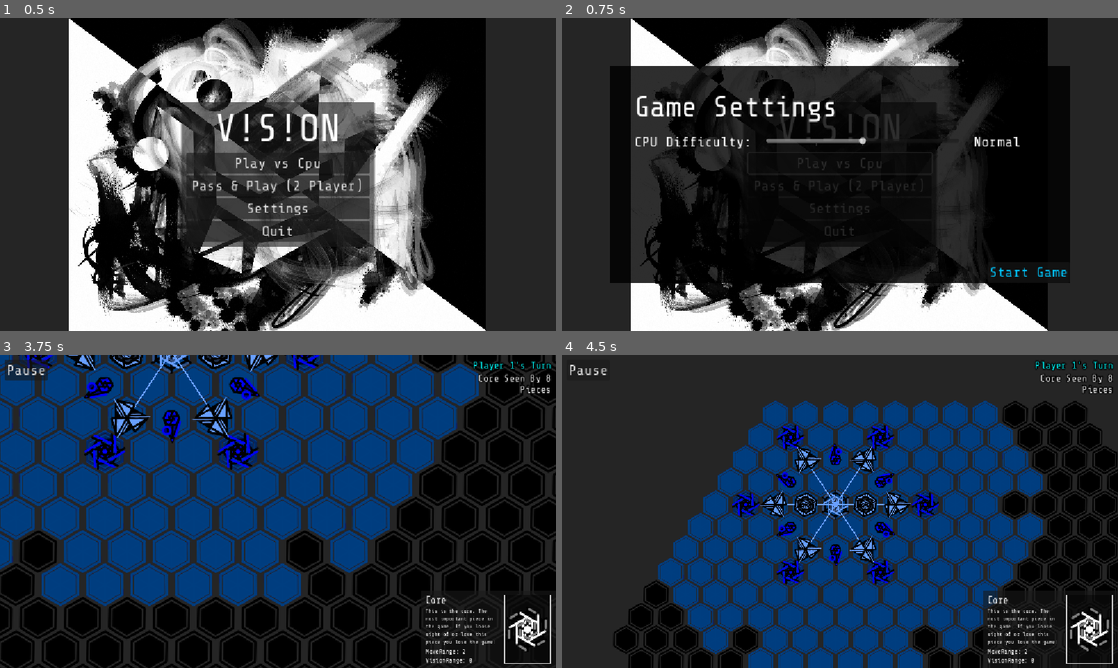
Above: before the commit, frames 1-4 (two rows, left to right).
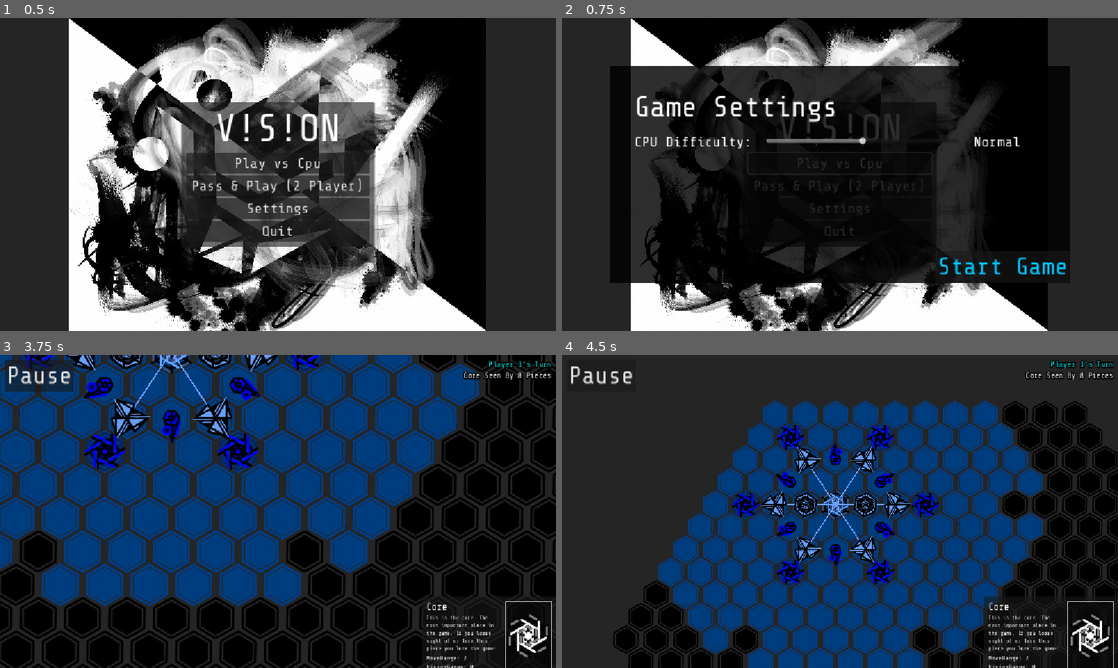
Above: after the commit, the same moments.

Repository: petesamerson/V-s-on
Game: Godot game, scene res://main_menu.tscn
Same seed, same stepped clock (60 frames per second), same inputs: the game is played once before the commit and once after it.
Inputs (mouse positions are in pixels of both pictures, inside the frame that each line leads up to):
- Up to frame 1 (0.5 s): no input
- Up to frame 2 (0.75 s): click "Play vs Cpu" at 0.5 s
- Up to frame 3 (3.75 s): click "Play vs Cpu" at 1.25 s; click "Pass & Play (2 Player)" at 2 s; click "Pass & Play (2 Player)" at 2.75 s; click "Start Game" at 3.5 s
- Up to frame 4 (4.5 s): drag from (806, 464) to (862, 386) at 4.27 s

Frame 1 is identical in both runs. In frame 2, 0.6% of the frame differs, in the area x 67-91%, y 76-83%; in frame 3, 2.9%, in the area x 0-100%, y 1-100%; in frame 4, 2.5%.

Commit message:
PanelContainer

Diff:
--- a/base_scene.tscn
+++ b/base_scene.tscn
@@ -266,10 +266,11 @@
 layout_mode = 2
 
 [node name="TurnLabel" type="RichTextLabel" parent="TurnLayer/StatMargin/StatContainer"]
-custom_minimum_size = Vector2(200, 0)
 layout_mode = 2
 theme_override_fonts/normal_font = ExtResource("30_ov3nv")
 theme_override_fonts/bold_font = ExtResource("30_ov3nv")
+theme_override_font_sizes/normal_font_size = 30
+text = "Player 1's Turn"
 fit_content = true
 scroll_active = false
 horizontal_alignment = 2
@@ -278,27 +279,24 @@
 layout_mode = 2
 theme_override_fonts/normal_font = ExtResource("30_ov3nv")
 theme_override_fonts/bold_font = ExtResource("30_ov3nv")
+theme_override_font_sizes/normal_font_size = 30
+text = "Core Seen by 3 Pieces
+"
 horizontal_alignment = 2
 
-[node name="SelectionPanel" type="Panel" parent="TurnLayer"]
+[node name="SelectionPanel" type="PanelContainer" parent="TurnLayer"]
 anchors_preset = 3
 anchor_left = 1.0
 anchor_top = 1.0
 anchor_right = 1.0
 anchor_bottom = 1.0
-offset_left = -350.0
-offset_top = -200.0
+offset_left = -348.0
+offset_top = -204.0
 grow_horizontal = 0
 grow_vertical = 0
-pivot_offset = Vector2(300, 200)
 
 [node name="MarginContainer" type="MarginContainer" parent="TurnLayer/SelectionPanel"]
-layout_mode = 1
-anchors_preset = 15
-anchor_right = 1.0
-anchor_bottom = 1.0
-grow_horizontal = 2
-grow_vertical = 2
+layout_mode = 2
 theme_override_constants/margin_left = 12
 theme_override_constants/margin_top = 12
 theme_override_constants/margin_right = 12
@@ -418,7 +416,7 @@
 [node name="Pause" type="Button" parent="TurnLayer/MarginContainer/VBoxContainer"]
 layout_mode = 2
 theme_override_fonts/font = ExtResource("30_ov3nv")
-theme_override_font_sizes/font_size = 30
+theme_override_font_sizes/font_size = 50
 text = "Pause"
 
 [node name="SettingsCover" type="Panel" parent="TurnLayer"]
--- a/board.gd
+++ b/board.gd
@@ -57,7 +57,7 @@
 
 	if is_mobile_browser:
 		# selection_panel.scale = Vector2(2.5,2.5)
-		scale_text_tree(get_tree().current_scene, 1.5 if is_mobile_browser else 1.0)
+		scale_text_tree(get_tree().current_scene, 2.0 if is_mobile_browser else 1.0)
 		selection_panel.pivot_offset = selection_panel.size
 	else:
 		selection_panel.scale = Vector2(0.8,0.8)
@@ -103,7 +103,7 @@
 	turn_label.fit_content = true
 
 	var raw_message = "Player 1's Turn"
-	turn_label.text = "[outline_size=10][outline_color=black][font_size=20][b][color=cyan]%s[/color][/b][/font_size]" % raw_message
+	turn_label.text = "[outline_size=10][outline_color=black][b][color=cyan]%s[/color][/b]" % raw_message
 
 	turn_menu.hide()
 
@@ -134,7 +134,7 @@
 
 
 	var raw_message = "Core Seen By 6 Pieces"
-	core_label.text = "[outline_size=10][outline_color=black][font_size=20][b][color=white]%s[/color][/b][/font_size]" % raw_message
+	core_label.text = "[outline_size=10][outline_color=black][b][color=white]%s[/color][/b]" % raw_message
 
 	# core_menu.hide()
 
@@ -142,12 +142,12 @@
 func update_turn_text():
 	if current_player == 1:
 		var raw_message = "Player 1's Turn"
-		turn_label.text = "[outline_size=10][outline_color=black][font_size=20][b][color=cyan]%s[/color][/b][/font_size]" % raw_message
+		turn_label.text = "[outline_size=10][outline_color=black][b][color=cyan]%s[/color][/b]" % raw_message
 		if(cpu_player != null):
 			display_turn_message()
 	else:
 		var raw_message = "Player 2's Turn"
-		turn_label.text = "[outline_size=10][outline_color=black][font_size=20][b][color=red]%s[/color][/b][/font_size]" % raw_message
+		turn_label.text = "[outline_size=10][outline_color=black][b][color=red]%s[/color][/b]" % raw_message
 
 	if(cpu_player == null):
 		display_turn_message()
@@ -234,7 +234,7 @@
 
 	if(numberCanSeeCore != -1):
 		var raw_message = "Core Seen By " +  str(numberCanSeeCore) +  " Pieces"
-		core_label.text = "[outline_size=10][outline_color=black][font_size=20][b][color=white]%s[/color][/b][/font_size]" % raw_message
+		core_label.text = "[outline_size=10][outline_color=black][b][color=white]%s[/color][/b]" % raw_message
 
 	update_mobile_scale()
 
--- a/main_menu.gd
+++ b/main_menu.gd
@@ -24,7 +24,7 @@
 		or OS.has_feature("web_ios")
 	)
 	if is_mobile_browser:
-		scale_text_tree(get_tree().current_scene, 1.5 if is_mobile_browser else 1.0)
+		scale_text_tree(get_tree().current_scene, 2.0 if is_mobile_browser else 1.0)
 
 func _on_new_game_pressed() -> void:
 	# get_tree().root.set_meta("play_vs_cpu", true)
--- a/main_menu.tscn
+++ b/main_menu.tscn
@@ -192,7 +192,7 @@
 grow_vertical = 0
 theme_override_colors/font_color = Color(0, 0.78039217, 1, 1)
 theme_override_fonts/font = ExtResource("3_jix8l")
-theme_override_font_sizes/font_size = 30
+theme_override_font_sizes/font_size = 50
 action_mode = 0
 text = "Start Game"
 
Not shown, changed: V!s!on.html
Not shown, changed: V!s!on.pck
